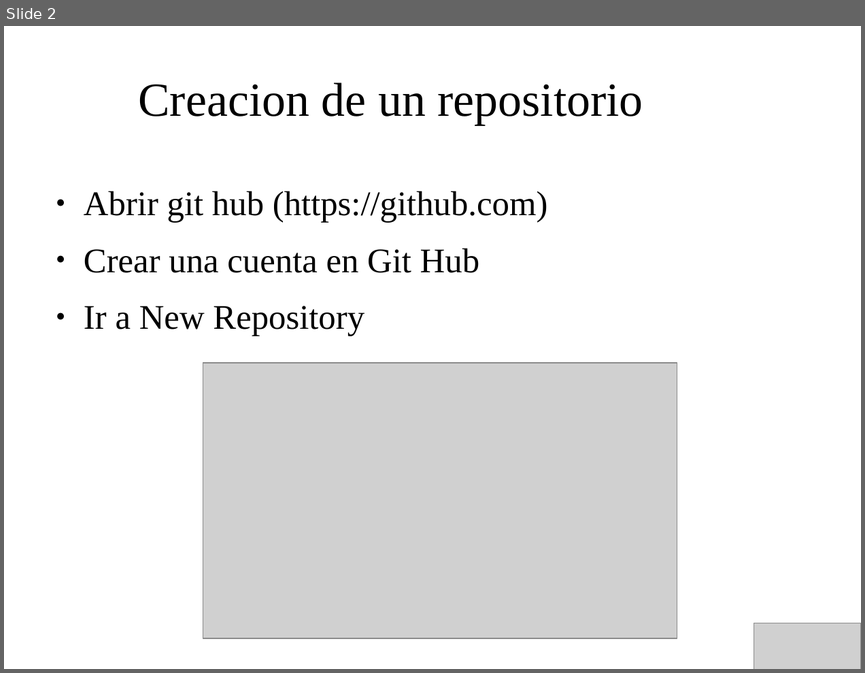
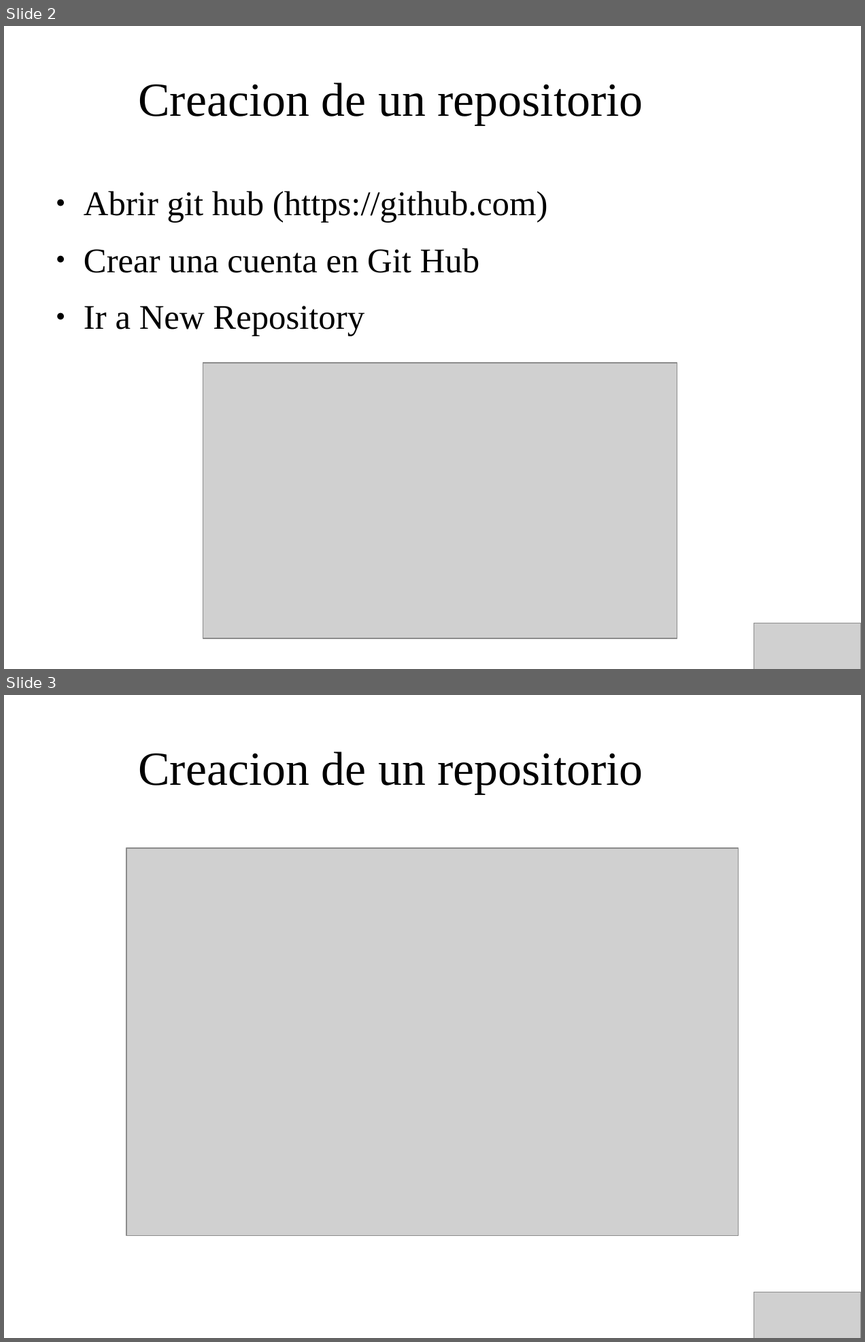
Before and after one commit to IllanPedro/Hardware, a slide deck: CursoGIT,GITHUB,SOURCETREE/Precentacion_GitHub.odp. Shown one above the other, each under a label of ours: slide 2 before the commit, slides 2 and 3 after it. The pictures are 865x673 and 865x1342 pixels, drawn with LibreOffice and Linux fonts; fonts in the diff are those of the drawing; grey boxes stand for pictures; background and template pictures are left out. Boxes give left, top, right and bottom in pixels: in the first picture for what was removed or moved away, otherwise in the second. Text is boxed around its words. In the diff, an @@ line names an element or a change of style, - is before the commit and + after.

```diff
--- a/CursoGIT,GITHUB,SOURCETREE/Precentacion_GitHub.odp
+++ b/CursoGIT,GITHUB,SOURCETREE/Precentacion_GitHub.odp
@@ slide 3 added at box(4, 695, 861, 1338), background picture (left out) @@
@@ title added at box(138, 751, 643, 794), 44 pt, text #000000 @@
+Creacion de un repositorio
@@ picture added at box(126, 848, 738, 1236) @@
@@ picture added at box(754, 1292, 861, 1338) @@
```
Also in this commit, not shown: 5 other slides added, 1 slide removed, 1 other file.
